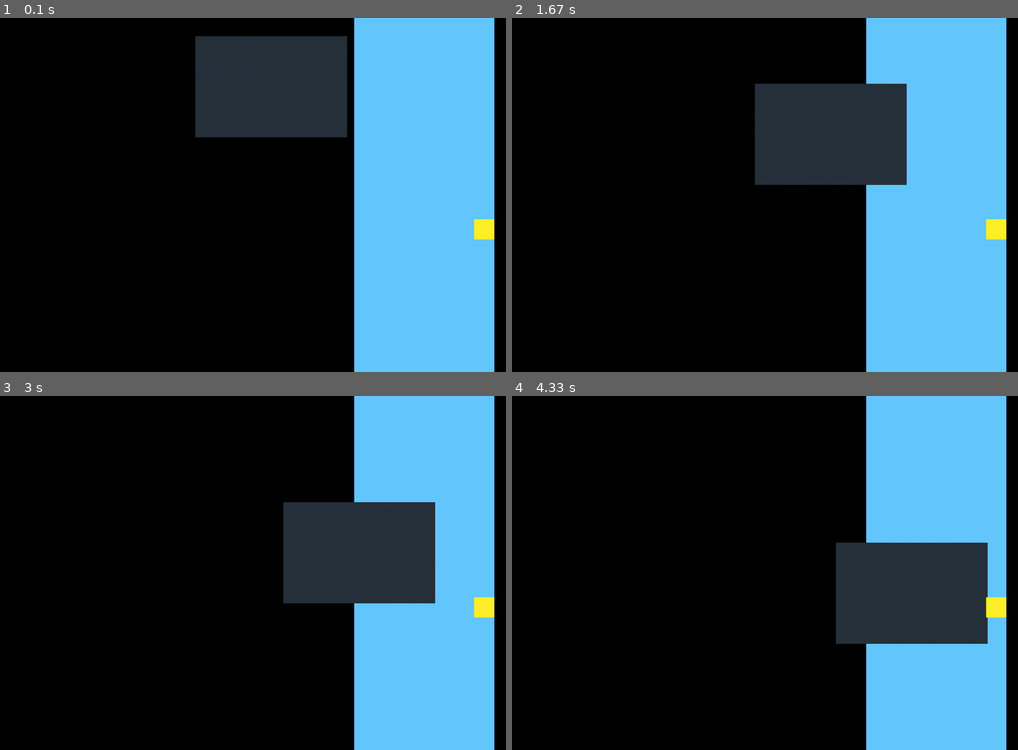
Above: before the commit, frames 1-4 (two rows, left to right).
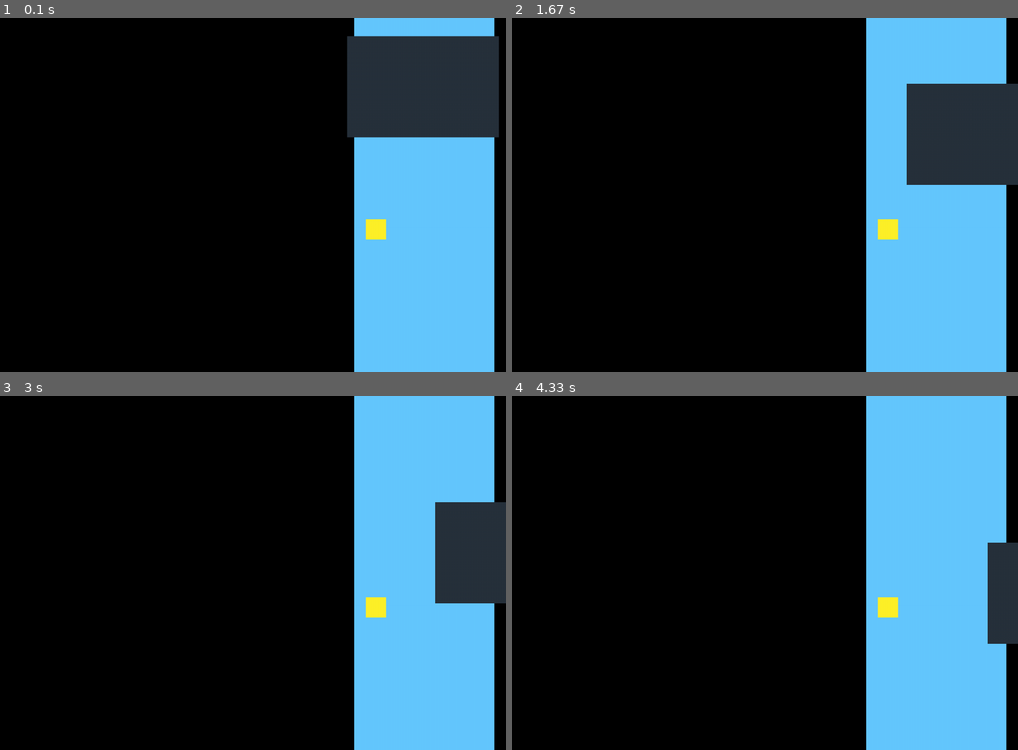
Above: after the commit, the same moments.

Repository: GLS-ANDREY/pygame
Game: pygame game, started from priamo2.py
The game is run twice, just before and just after one commit, with the same random seed, the same clock (stepped at 60 frames per second) and the same inputs.
Inputs:
- Up to frame 1 (0.1 s): no input
- Up to frame 2 (1.67 s): no input
- Up to frame 3 (3 s): no input
- Up to frame 4 (4.33 s): no input

The runs differ from the first frame. In frame 1, 18% of the frame differs, in the area x 38-99%, y 5-63%; in frame 2, 15%; in frame 3, 13%; in frame 4, 10%.

Commit message:
там парам

Diff:
--- a/priamo2.py
+++ b/priamo2.py
@@ -2,19 +2,18 @@
 import random
 import time
 
-t = pygame.display.set_mode([1000, 700])  # Обычный режим
-# t = pygame.display.set_mode([0, 0],pygame.FULLSCREEN)# Полноэкранный режим
-o = random.randint(0, 400)
-f = random.randint(0, 400)
+t = pygame.display.set_mode([1000, 700])
+
 polet = pygame.Rect(100, 150, 300, 200)
+polet.centerx = 800
+polet.top = 0
+
 c = random.randint(100,300)
 goluboi = pygame.Rect(700, 0, c, 700)
-right_g = goluboi.right
 y_m = random.randint(0,660)
-x_m = random.randint(0,1000)
-monet = pygame.Rect(right_g-40,y_m, 40, 40)
-polet.centerx = 500
-polet.top = 0
+monet = pygame.Rect(0,y_m, 40, 40)
+monet.x = random.randint(goluboi.left,goluboi.right-40)
+
 s_y = 1
 while True:
     print(polet)
